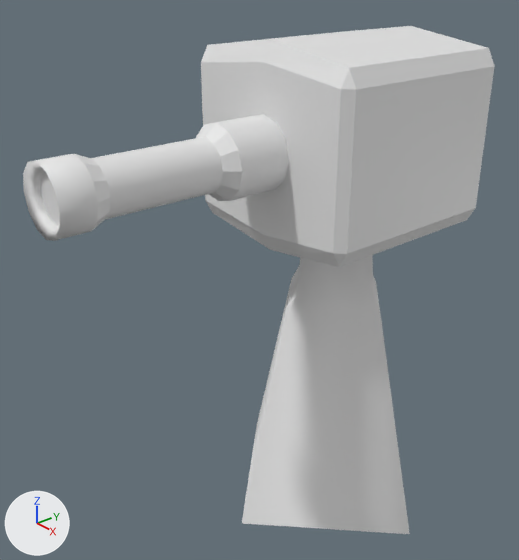
One commit to the Blender file To the glory of the great North Korea/Assets/Models/TurretGun 1.blend: the scene before it, then after it.
One viewpoint serves both versions: a 50 mm lens placed at (1.329, -1.4, 1.725), pointed at (-0.044, -0.25, 0.895). Arrows for +X, +Y and +Z are at lower left; the lights stay in place.

The older version as bpy lines, for what is in view:
```python
me_cube = bpy.data.meshes.new('Cube')
me_cube.from_pydata(...)  # 32 vertices, 34 faces; spans x -0.275..0.275, y -0.275..0.275, z -0.015..0.273
me_cube_001 = bpy.data.meshes.new('Cube.001')
me_cube_001.from_pydata([(0.179, 0.0, 0.012), (0.0, -0.179, 0.012), (0.063, 0.0, 0.485), (0.0, -0.063, 0.485), (0.0, -0.093, 0.343), (0.0, -0.076, 0.372), (0.093, 0.0, 0.343), (0.076, 0.0, 0.372)], [], [(2, 3, 5, 7), (6, 4, 1, 0), (4, 6, 7, 5)])
me_cube_001.polygons.foreach_set('use_smooth', [True] * 3)
me_cube_001.materials.append(mat_material_002)  # white #e7e7e7
me_cylinder = bpy.data.meshes.new('Cylinder')
me_cylinder.from_pydata(...)  # 120 vertices, 98 faces; spans x -1.0..1.0, y -1.0..1.0, z -1.0..4.09
ob_barrel = bpy.data.objects.new('Barrel', me_cylinder)
ob_barrel.location = (0.0, -0.275, 1.264)
ob_barrel.rotation_euler = (1.571, 0.0, 0.0)  # degrees (90, 0, 0)
ob_barrel.scale = (0.0946, 0.0946, 0.142)
ob_guntop = bpy.data.objects.new('GunTop', me_cube)
ob_guntop.location = (0.0, 0.0, 1.027)
ob_guntop.scale = (1.0, 1.0, 1.83)
ob_stand = bpy.data.objects.new('Stand', me_cube_001)
ob_stand.location = (0.0, 0.0, 0.1)
ob_stand.scale = (2.0, 2.0, 1.97)
_m = ob_stand.modifiers.new('Mirror', 'MIRROR')
_m.use_axis = (True, True, False)
_m.use_clip = True
```
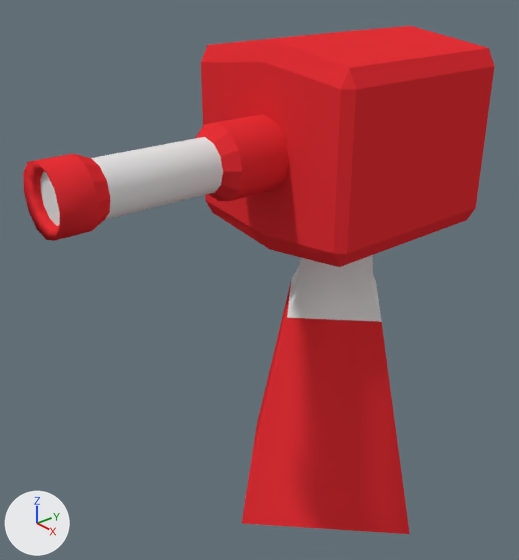
Changed parts and their boxes [x1, y1, x2, y2] in the pictures (519 x 560 px):
'GunTop', recoloured (white to red)
    both: [201, 26, 495, 267]
part 1 of me_cylinder, recoloured (white to red)
    both: [23, 154, 110, 241]
part 2 of me_cylinder, recoloured (white to red)
    both: [196, 114, 289, 201]
part 3 of me_cube_001, recoloured (white to red)
    both: [242, 283, 410, 534]

The change, as a diff of the scene's bpy script:
```diff
--- a/To the glory of the great North Korea/Assets/Models/TurretGun 1.blend.py
+++ b/To the glory of the great North Korea/Assets/Models/TurretGun 1.blend.py
@@ mat_material @@
+mat_material = diffuse_material('Material')
+mat_material.base_color = (0.8, 0.0309, 0.0383)  # red #e73137
@@ me_cylinder @@
 me_cylinder.from_pydata(...)  # 120 vertices, 98 faces; spans x -1.0..1.0, y -1.0..1.0, z -1.0..4.09
 # used by ob_barrel; location = (0.0, -0.275, 1.264); rotation_euler = (1.571, 0.0, 0.0), in degrees (90, 0, 0); scale = (0.0946, 0.0946, 0.142)
+# me_cylinder part 1: 49 of the faces centred in x -0.82..0.82, y -0.82..0.82, z 3.38..4.03 switch from no material to mat_material (red #e73137)
+# me_cylinder part 2: 24 of the faces centred in x -0.93..0.93, y -0.93..0.93, z 0.0..1.12 switch from no material to mat_material (red #e73137)
+me_cylinder.materials.append(mat_material_002)  # white #e7e7e7
@@ me_cube @@
 me_cube.from_pydata(...)  # 32 vertices, 34 faces; spans x -0.275..0.275, y -0.275..0.275, z -0.015..0.273
+me_cube.materials.append(mat_material)  # red #e73137
@@ me_cube_001 @@
 me_cube_001.from_pydata(...)  # 8 vertices, 3 faces; spans x 0.0..0.179, y -0.179..0.0, z 0.012..0.485
 # used by ob_stand; location = (0.0, 0.0, 0.1); scale = (2.0, 2.0, 1.97)
+# me_cube_001 part 3: the 1 face centred in x 0.068, y -0.068, z 0.177 switches from mat_material_002 (white #e7e7e7) to mat_material (red #e73137)
 me_cube_001.materials.append(mat_material_002)
+me_cube_001.materials.append(mat_material)  # red #e73137
```
